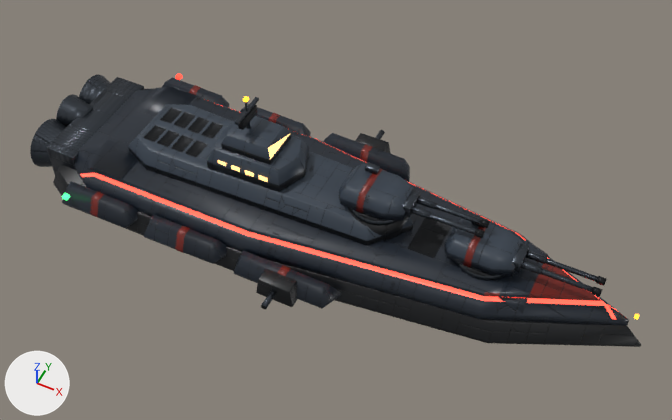
What one commit did to the glTF model assets/ships/parts/wholeships/bastion_production_v1_lod2.glb.
Both versions are drawn from a camera (50 mm lens) standing at (9.0, -18.2, 23.1) and looking at (0.1, -0.4, 0.9). Arrows for +X, +Y and +Z are at lower left; the lights stay in place. The first picture is the older version. Objects named as collision shapes, trigger or cutter boxes, shadow casters or lower levels of detail are left out. Where no turn or scale is listed for an object, it has been applied to the vertices.

Names of what the first picture shows: 'LOD0_MOTION_HULL_CORE_Armor', 'LOD0_MOTION_HULL_CORE_Hull', 'LOD0_MOTION_HULL_CORE_Hull_upper', 'LOD0_MOTION_HULL_CORE_Lights_Cyan_warning', 'LOD0_MOTION_HULL_CORE_Livery', 'LOD0_MOTION_HULL_CORE_Mechanical', 'LOD0_MOTION_HULL_CORE_MechanicalDark' and 8 more.
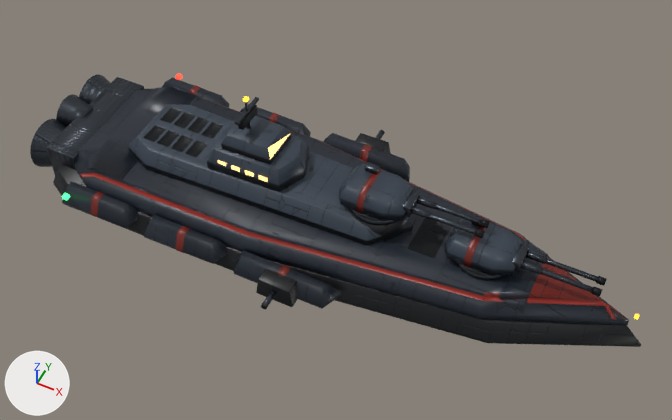
Where the change shows, as pixel boxes [x1, y1, x2, y2] in the pictures (672 x 420 px):
'LOD0_MOTION_HULL_CORE_Lights_Cyan_warning', recoloured
    both: [80, 100, 619, 319]

What the commit changed:
In material 'Material_Emissive_Cyan_warning' (mat_material_emissive_cyan_warning), emission_color goes from (1.0, 0.0648, 0.0395) (red #ff4838) to (0.0227, 0.00147, 0.000899) (black #2a0503).
